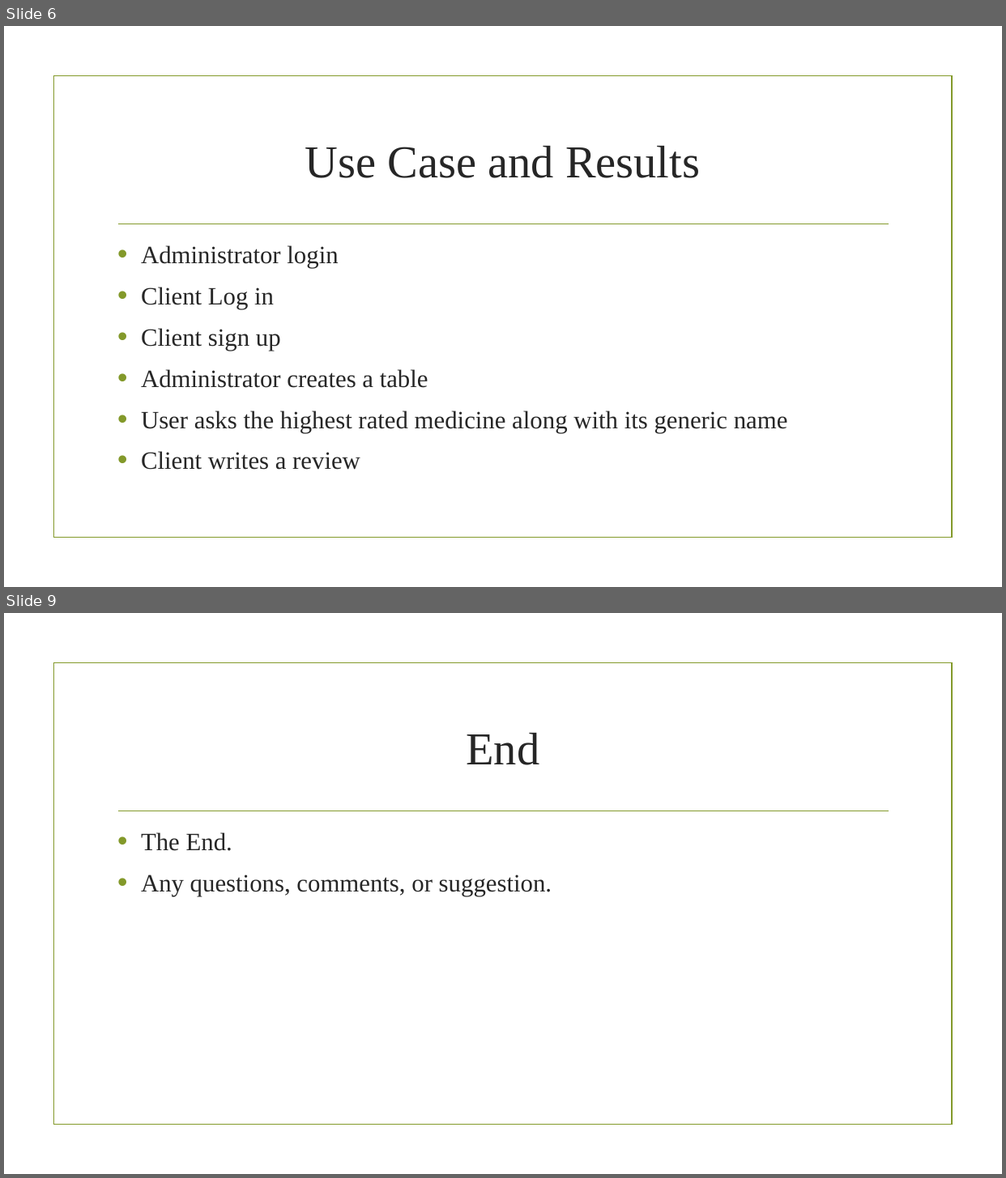
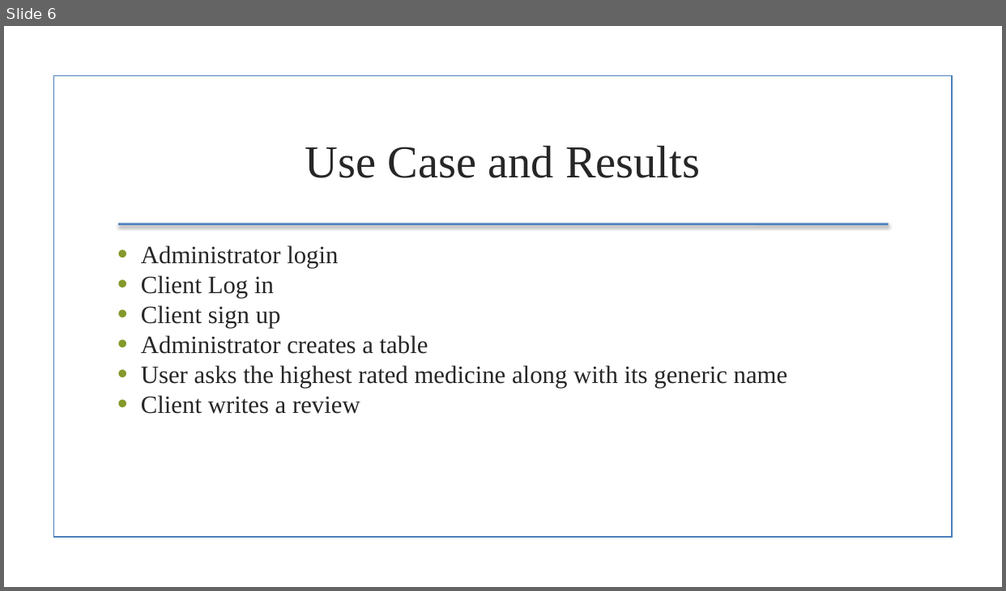
Before and after one commit to jensenj5/DB, a slide deck: Medication recommendation.pptx. Shown one above the other, each under a label of ours: slides 6 and 9 before the commit, slide 6 after it; the slides between them are not shown. The pictures are 1006x1178 and 1006x591 pixels, drawn with LibreOffice and Linux fonts; fonts in the diff are those of the drawing; background and template pictures are left out. Boxes give left, top, right and bottom in pixels: in the first picture for what was removed or moved away, otherwise in the second. Text is boxed around its words. In the diff, an @@ line names an element or a change of style, - is before the commit and + after.

```diff
--- a/Medication recommendation.pptx
+++ b/Medication recommendation.pptx
@@ slide 9 removed at (4, 613, 1002, 1174), background picture (left out); not listed: 2 template elements that a slide beside it also shows @@
@@ title removed at (466, 733, 539, 765) @@
-End
@@ text removed at (141, 833, 552, 897) @@
-• The End.
-• Any questions, comments, or suggestion.
@@ slide 6 changed as well @@
@@ rectangle at (53, 76, 952, 538): outline #83992A 1.25 pt to #4B7EBC 1.25 pt @@
@@ text "Administrator login" at (141, 246, 788, 414): less space between paragraphs @@
@@ line (118, 224) - (889, 224): stroke #83992A 1.25 pt to #4F81BD 2 pt @@
```
Also in this commit, not shown: 6 other slides changed, 2 other slides removed, 27 other files.
